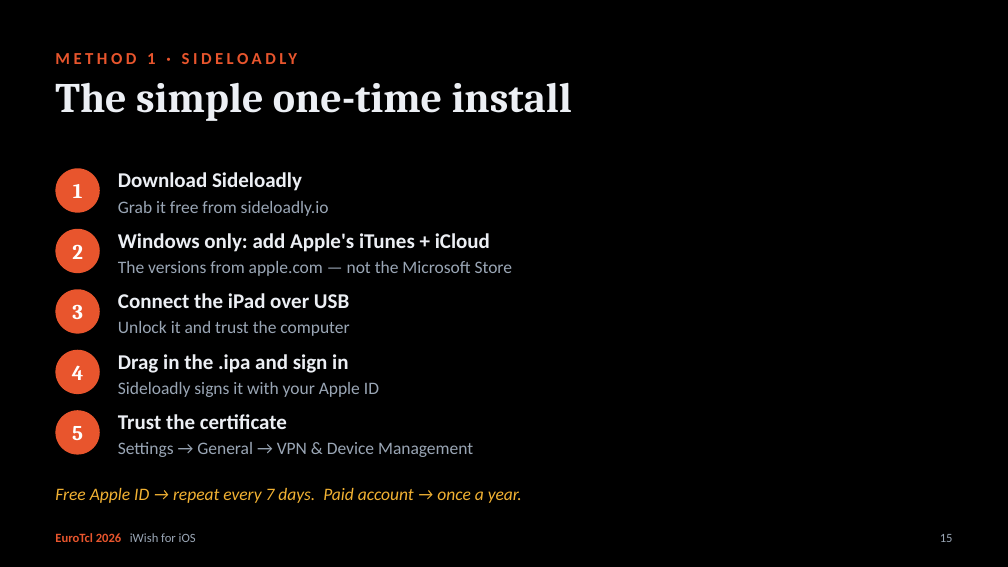
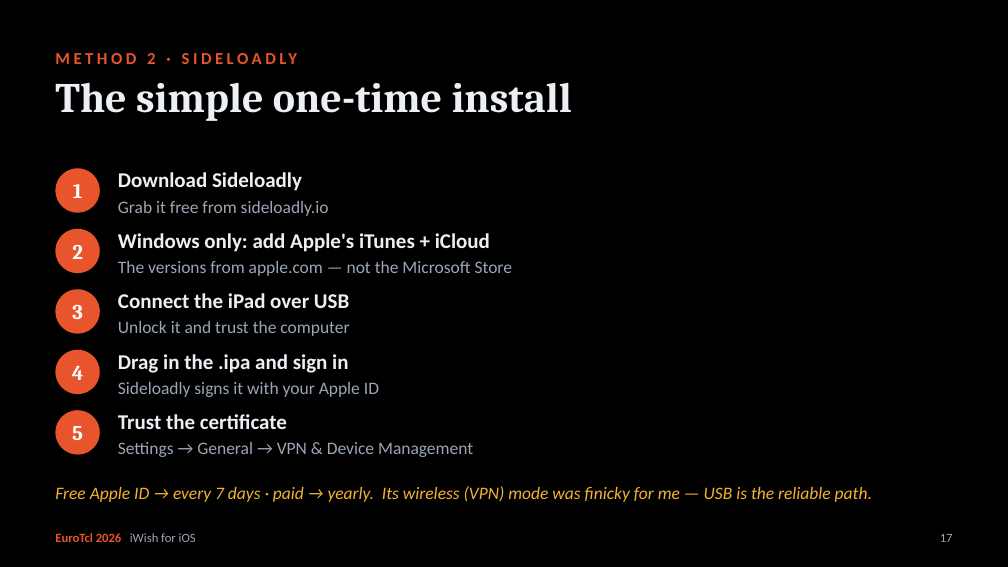
Before and after one commit to johnbuckman/iwish, a slide deck: slide 20 of iWish-for-iOS.pptx (slide 18 before the commit). Drawn at 1008x567 pixels with LibreOffice and Linux fonts; fonts in the diff are those of the drawing. Boxes give left, top, right and bottom in pixels: in the first picture for what was removed or moved away, otherwise in the second. Text is boxed around its words. In the diff, an @@ line names an element or a change of style, - is before the commit and + after.

```diff
--- a/iWish-for-iOS.pptx
+++ b/iWish-for-iOS.pptx
@@ text at [147, 53, 155, 64]: text changed @@
-METHOD 1 · SIDELOADLY
+METHOD 2 · SIDELOADLY
@@ text at [55, 486, 872, 502]: text changed @@
-Free Apple ID → repeat every 7 days. Paid account → once a year.
+Free Apple ID → every 7 days · paid → yearly. Its wireless (VPN) mode was finicky for me — USB is the reliable path.
@@ text at [940, 534, 953, 542]: text changed @@
-15
+17
```
Also in this commit, not shown: 6 other slides changed, 2 slides added, 3 other files.
